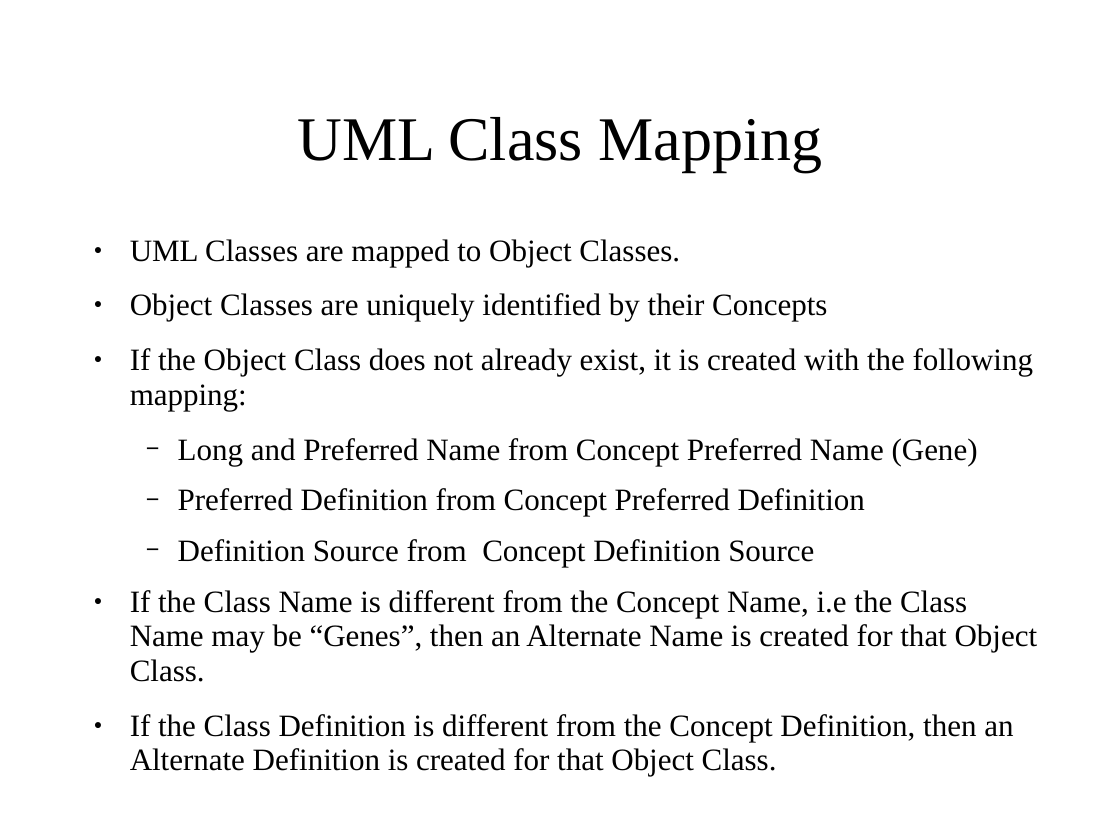
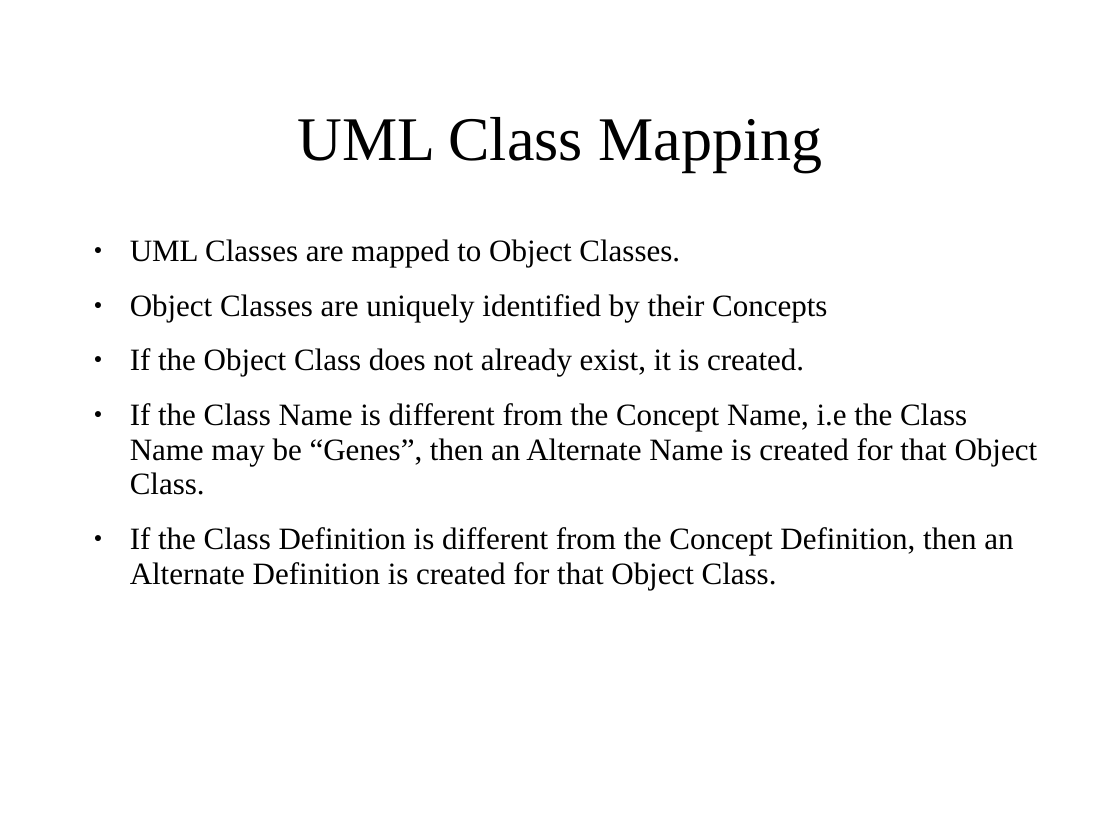
Before and after one commit to NCIP/cadsr-semantic-tools, a slide deck: slide 11 of docs/mapping-presentation-draft.ppt (slide 9 before the commit). Drawn at 1120x840 pixels with LibreOffice and Linux fonts; fonts in the diff are those of the drawing; background and template pictures are left out. Boxes give left, top, right and bottom in pixels: in the first picture for what was removed or moved away, otherwise in the second. Text is boxed around its words. In the diff, an @@ line names an element or a change of style, - is before the commit and + after.

```diff
--- a/docs/mapping-presentation-draft.ppt
+++ b/docs/mapping-presentation-draft.ppt
@@ text at [130,348,804,376]: text changed @@
-● If the Object Class does not already exist, it is created with the following mapping:
-  − Long and Preferred Name from Concept Preferred Name (Gene)
-  − Preferred Definition from Concept Preferred Definition
-  − Definition Source from Concept Definition Source
+● If the Object Class does not already exist, it is created.
```
Also in this commit, not shown: 10 other slides changed, 8 slides added, 1 slide removed.
